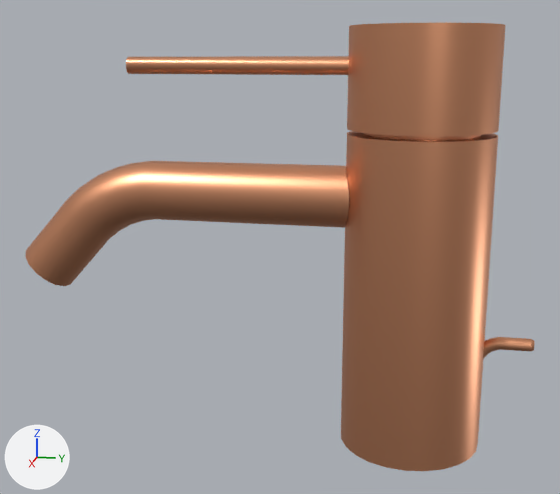
The glTF model models/33-501-662-42.glb: old version first, new version second.
One viewpoint serves both versions: a 50 mm lens placed at (0.2401, 0.0519, 0.1228), pointed at (0.0, 0.0038, 0.0628). Every picture has the same lights, and +X, +Y and +Z are marked at lower left. The picture after the commit comes second. Where no turn or scale is listed for an object, it has been applied to the vertices.

Before the edit, the objects in view are built like this:
```python
ob_l_2b7b6d09_a3fb_4fdd_82bf_157c725244be_i1 = bpy.data.objects.new('L_2b7b6d09_a3fb_4fdd_82bf_157c725244be_I1', me_l_2b7b6d09_a3fb_4fdd_82bf_157c725244be_i1_016)
ob_l_2b7b6d09_a3fb_4fdd_82bf_157c725244be_i1.location = (0.0, 0.0, 0.0)
ob_l_2e84a2f5_9ee6_4637_9123_485a44de7cbb_i2 = bpy.data.objects.new('L_2e84a2f5_9ee6_4637_9123_485a44de7cbb_I2', me_l_2e84a2f5_9ee6_4637_9123_485a44de7cbb_i2_016)
ob_l_2e84a2f5_9ee6_4637_9123_485a44de7cbb_i2.location = (0.0, 0.0, 0.0)
ob_l_3a77a278_0259_498d_9377_3ce67aea6ccc_i3 = bpy.data.objects.new('L_3a77a278_0259_498d_9377_3ce67aea6ccc_I3', me_l_3a77a278_0259_498d_9377_3ce67aea6ccc_i3_016)
ob_l_3a77a278_0259_498d_9377_3ce67aea6ccc_i3.location = (0.0, 0.0, 0.0)
ob_l_86392001_dea6_443b_9beb_83b72645bcee_i4 = bpy.data.objects.new('L_86392001_dea6_443b_9beb_83b72645bcee_I4', me_l_86392001_dea6_443b_9beb_83b72645bcee_i4_016)
ob_l_86392001_dea6_443b_9beb_83b72645bcee_i4.location = (0.0, 0.0, 0.0)
ob_l_9b8644b0_43be_48c9_86d2_57d314537bca_i5 = bpy.data.objects.new('L_9b8644b0_43be_48c9_86d2_57d314537bca_I5', me_l_9b8644b0_43be_48c9_86d2_57d314537bca_i5_016)
ob_l_9b8644b0_43be_48c9_86d2_57d314537bca_i5.location = (0.0, 0.0, 0.0)
ob_l_eba97abb_d69d_467f_9fb6_ce883ce695e5_i6 = bpy.data.objects.new('L_eba97abb_d69d_467f_9fb6_ce883ce695e5_I6', me_l_eba97abb_d69d_467f_9fb6_ce883ce695e5_i6_016)
ob_l_eba97abb_d69d_467f_9fb6_ce883ce695e5_i6.location = (0.0, 0.0, 0.0)
```
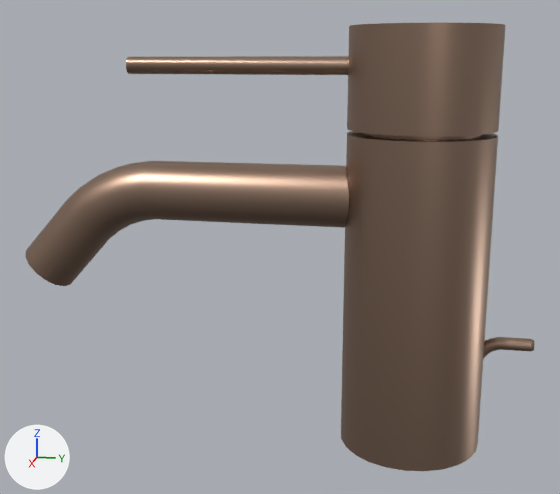
Patch to the scene script:
```diff
--- a/models/33-501-662-42.glb.py
+++ b/models/33-501-662-42.glb.py
@@ mat_db_42 @@
+mat_db_42 = principled_material('DB_42')
+mat_db_42.base_color = (0.376, 0.254, 0.188)  # beige #a58a78
+mat_db_42.metallic = 1.0
+mat_db_42.roughness = 0.4
@@ me_l_2b7b6d09_a3fb_4fdd_82bf_157c725244be_i1_016 @@
 me_l_2b7b6d09_a3fb_4fdd_82bf_157c725244be_i1_016.from_pydata(...)  # 24 vertices, 44 faces; spans x -0.0028..0.0028, y -0.0452..0.0348, z 0.1173..0.1228
-me_l_2b7b6d09_a3fb_4fdd_82bf_157c725244be_i1_016.materials.append(mat_d_42)  # beige #e9a47d
+me_l_2b7b6d09_a3fb_4fdd_82bf_157c725244be_i1_016.materials.append(mat_db_42)  # beige #a58a78
@@ me_l_2e84a2f5_9ee6_4637_9123_485a44de7cbb_i2_016 @@
 me_l_2e84a2f5_9ee6_4637_9123_485a44de7cbb_i2_016.from_pydata(...)  # 105 vertices, 206 faces; spans x -0.002..0.002, y 0.0622..0.0848, z 0.0198..0.037
-me_l_2e84a2f5_9ee6_4637_9123_485a44de7cbb_i2_016.materials.append(mat_d_42)  # beige #e9a47d
+me_l_2e84a2f5_9ee6_4637_9123_485a44de7cbb_i2_016.materials.append(mat_db_42)  # beige #a58a78
@@ me_l_3a77a278_0259_498d_9377_3ce67aea6ccc_i3_016 @@
 me_l_3a77a278_0259_498d_9377_3ce67aea6ccc_i3_016.from_pydata(...)  # 48 vertices, 92 faces; spans x -0.0225..0.0225, y 0.0248..0.0698, z 0.1015..0.1315
-me_l_3a77a278_0259_498d_9377_3ce67aea6ccc_i3_016.materials.append(mat_d_42)  # beige #e9a47d
+me_l_3a77a278_0259_498d_9377_3ce67aea6ccc_i3_016.materials.append(mat_db_42)  # beige #a58a78
@@ me_l_86392001_dea6_443b_9beb_83b72645bcee_i4_016 @@
 me_l_86392001_dea6_443b_9beb_83b72645bcee_i4_016.from_pydata(...)  # 48 vertices, 92 faces; spans x -0.0225..0.0225, y 0.0248..0.0698, z 0.0..0.1
-me_l_86392001_dea6_443b_9beb_83b72645bcee_i4_016.materials.append(mat_d_42)  # beige #e9a47d
+me_l_86392001_dea6_443b_9beb_83b72645bcee_i4_016.materials.append(mat_db_42)  # beige #a58a78
@@ me_l_9b8644b0_43be_48c9_86d2_57d314537bca_i5_016 @@
 me_l_9b8644b0_43be_48c9_86d2_57d314537bca_i5_016.from_pydata(...)  # 48 vertices, 92 faces; spans x -0.0176..0.0176, y 0.0298..0.0649, z 0.0985..0.1025
-me_l_9b8644b0_43be_48c9_86d2_57d314537bca_i5_016.materials.append(mat_d_42)  # beige #e9a47d
+me_l_9b8644b0_43be_48c9_86d2_57d314537bca_i5_016.materials.append(mat_db_42)  # beige #a58a78
@@ me_l_eba97abb_d69d_467f_9fb6_ce883ce695e5_i6_016 @@
 me_l_eba97abb_d69d_467f_9fb6_ce883ce695e5_i6_016.from_pydata(...)  # 129 vertices, 254 faces; spans x -0.0096..0.0097, y -0.0848..0.027, z 0.0457..0.0896
-me_l_eba97abb_d69d_467f_9fb6_ce883ce695e5_i6_016.materials.append(mat_d_42)  # beige #e9a47d
+me_l_eba97abb_d69d_467f_9fb6_ce883ce695e5_i6_016.materials.append(mat_db_42)  # beige #a58a78
```

Boxes [x1, y1, x2, y2] around the edits, measured in the pictures (560 x 494 px):
'L_86392001_dea6_443b_9beb_83b72645bcee_I4', recoloured
    both: [341, 131, 498, 471]
'L_eba97abb_d69d_467f_9fb6_ce883ce695e5_I6', recoloured
    both: [26, 161, 349, 286]
'L_3a77a278_0259_498d_9377_3ce67aea6ccc_I3', recoloured
    both: [347, 22, 506, 137]
'L_2b7b6d09_a3fb_4fdd_82bf_157c725244be_I1', recoloured
    both: [126, 56, 349, 75]
'L_2e84a2f5_9ee6_4637_9123_485a44de7cbb_I2', recoloured (darker)
    both: [483, 337, 535, 359]
'L_9b8644b0_43be_48c9_86d2_57d314537bca_I5', recoloured (darker)
    both: [363, 133, 481, 140]
